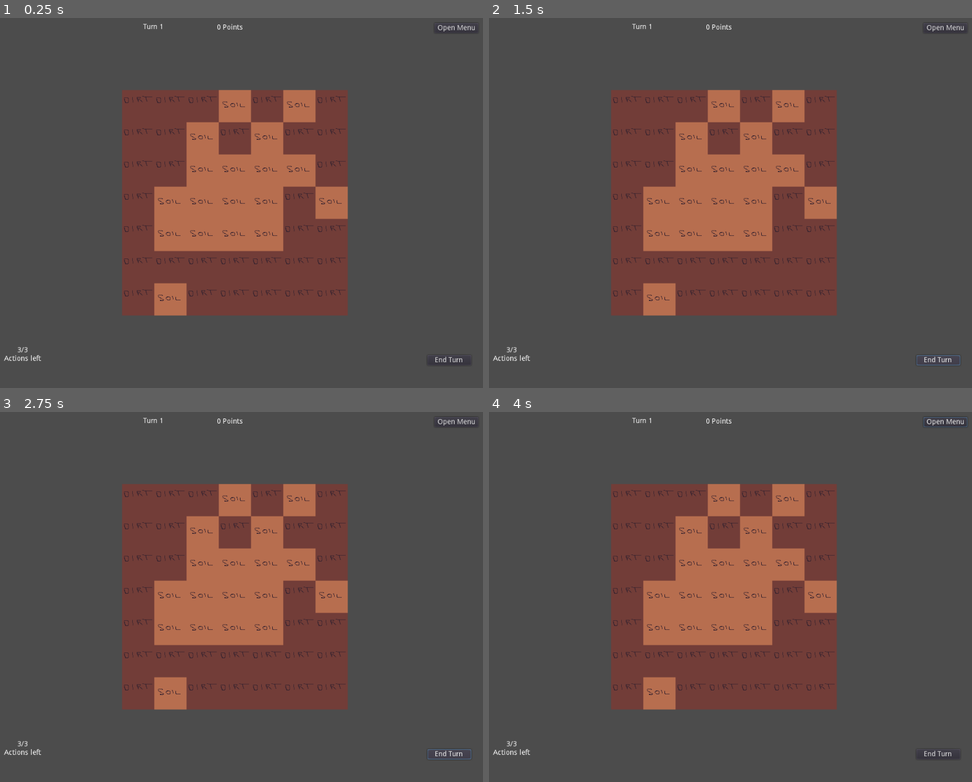
Above: before the commit, frames 1-4 (two rows, left to right).
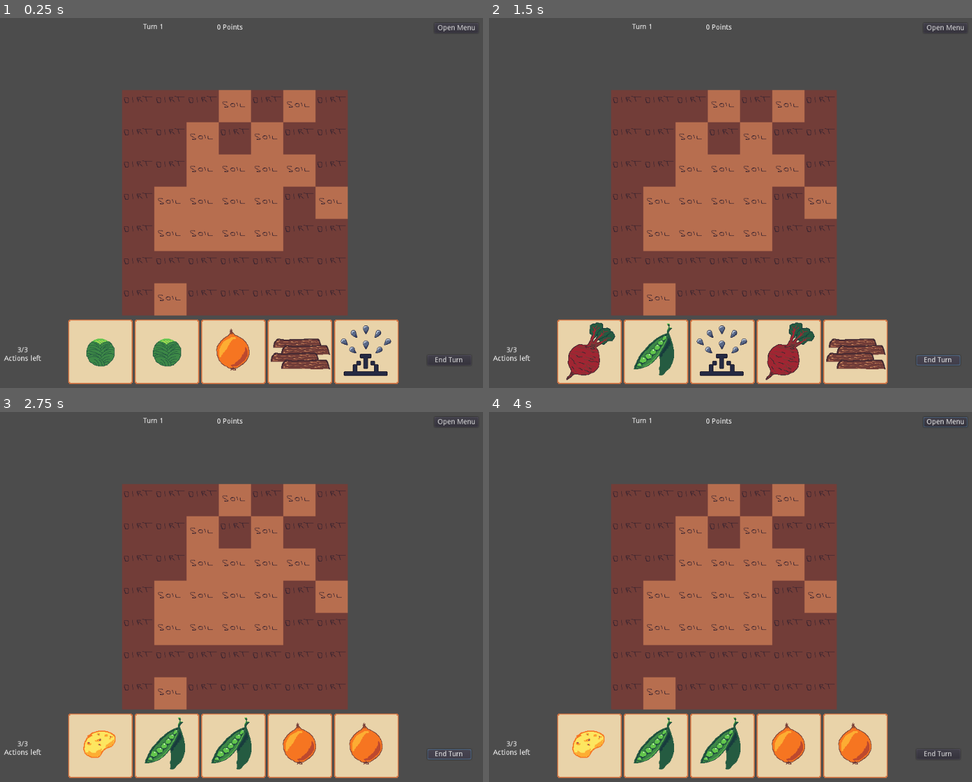
Above: after the commit, the same moments.

Repository: Rellikiox/Harvest-Season
Game: Godot game, scene res://Game.tscn
Two runs of this game, one before a commit and one after it. Both use one fixed random seed, a clock stepped at 60 frames per second and the inputs below.
Inputs (mouse positions are in pixels of both pictures, inside the frame that each line leads up to):
- Up to frame 1 (0.25 s): no input
- Up to frame 2 (1.5 s): click "End Turn" at 0.5 s; click "End Turn" at 1.25 s
- Up to frame 3 (2.75 s): click "End Turn" at 2 s
- Up to frame 4 (4 s): click "Open Menu" at 2.75 s; move the mouse to (836, 578) at 3.52 s

The runs differ from the first frame. In frame 1, 12% of the frame differs, in the area x 14-83%, y 81-99%; in frame 2, 12%; in frame 3, 12%; in frame 4, 12%.
Error before the commit: Invalid get index 'DIG_GROUND' (on base: 'Dictionary'). (res://cards/DeckManager.gd:4)

Commit message:
Add Dig and Sprinkler cards
- Dig transforms dirt into soil
- Sprinkler waters adjacent tiles on placement and on every turn

Diff:
--- /dev/null
+++ b/Effects.gd
@@ -0,0 +1,12 @@
+extends TileMap
+
+
+func increase_water(cell):
+	var current_level = get_cellv(cell)
+	if current_level >= Global.EffectsEnum.WATER_1 and current_level < Global.EffectsEnum.WATER_3:
+		set_cellv(cell, current_level + 1)
+
+func decrease_water(cell):
+	var current_level = get_cellv(cell)
+	if current_level > Global.EffectsEnum.DEAD:
+		set_cellv(cell, current_level - 1)
--- a/Game.gd
+++ b/Game.gd
@@ -29,7 +29,7 @@
 
 func _on_card_drag(_position, card):
 	var cell = $Ground.world_to_map($Ground.get_local_mouse_position())
-	if not is_valid_cell(cell):
+	if not $Ground.is_valid_cell(cell):
 		return
 
 	$Ground/UI.clear()
@@ -43,19 +43,15 @@
 	$Ground/UI.clear()
 
 	var cell = $Ground.world_to_map($Ground.get_local_mouse_position())
-	if not is_valid_cell(cell):
+	if not $Ground.is_valid_cell(cell):
 		return
 
 	if card.can_be_placed(cell, $Ground):
 		card.place(cell, $Ground, $Ground/Effects)
-		$TurnManager.action_spent()
+		$TurnManager.card_played(card)
 
 
 # Tileset management
-
-func is_valid_cell(cell):
-	return cell.x >= 0 and cell.x <= 6 and cell.y >= 0 and cell.y <= 6
-
 
 func init_tilemaps():
 	# Clear any UI
@@ -95,9 +91,14 @@
 
 
 func process_tiles():
-	for cell in $Ground/Effects.get_used_cells():
-		var level = $Ground/Effects.get_cellv(cell)
-		if level == Global.EffectsEnum.DEAD:
-			continue
+	var water_offsets = [
+		Vector2(1, 0), Vector2(0, 1), Vector2(-1, 0), Vector2(0, -1)
+	]
+	for cell in $Ground.get_used_cells_by_id(GroundTiles.SPRINKLER):
+		for offset in water_offsets:
+			var other_cell = cell + offset
+			if $Ground.cell_has_plant(other_cell):
+				$Ground/Effects.increase_water(other_cell)
 
-		$Ground/Effects.set_cellv(cell, level - 1)
+	for cell in $Ground.get_crop_cells():
+		$Ground/Effects.decrease_water(cell)
--- a/Game.tscn
+++ b/Game.tscn
@@ -6,6 +6,8 @@
 [ext_resource path="res://ui/tiles/ui-tileset.tres" type="TileSet" id=4]
 [ext_resource path="res://ui/tiles/effects-tileset.tres" type="TileSet" id=5]
 [ext_resource path="res://cards/TurnManager.tscn" type="PackedScene" id=6]
+[ext_resource path="res://Ground.gd" type="Script" id=7]
+[ext_resource path="res://Effects.gd" type="Script" id=8]
 
 [node name="Game" type="Node2D"]
 script = ExtResource( 2 )
@@ -15,6 +17,7 @@
 tile_set = ExtResource( 1 )
 format = 1
 tile_data = PoolIntArray( 0, 0, 0, 1, 0, 0, 2, 0, 0, 3, 0, 0, 4, 1, 0, 5, 0, 0, 6, 0, 0, 65536, 1, 0, 65537, 0, 0, 6553 …(551 unchanged characters)…
+script = ExtResource( 7 )
 
 [node name="Camera2D" type="Camera2D" parent="Ground"]
 position = Vector2( 220.524, 224.82 )
@@ -24,6 +27,7 @@
 [node name="Effects" type="TileMap" parent="Ground"]
 tile_set = ExtResource( 5 )
 format = 1
+script = ExtResource( 8 )
 
 [node name="UI" type="TileMap" parent="Ground"]
 tile_set = ExtResource( 4 )
--- a/Global.gd
+++ b/Global.gd
@@ -1,7 +1,7 @@
 extends Node
 
 
-enum CardEnum {SOW_GROUND, PLANT_POTATO, PLANT_ONION, PLANT_PEAS, PLANT_BEET, PLANT_CABBAGE, PLACE_SPRINKLER}
+enum CardEnum {NONE = -1, DIG_GROUND, PLANT_POTATO, PLANT_ONION, PLANT_PEAS, PLANT_BEET, PLANT_CABBAGE, PLACE_SPRINKLER}
 
 enum GroundTileEnum {EMPTY = -1, DIRT, SOIL, POTATO, ONION, PEAS, BEET, CABBAGE, SPRINKLER}
 enum EffectsEnum {EMPTY = -1, DEAD, WATER_1, WATER_2, WATER_3}
--- /dev/null
+++ b/Ground.gd
@@ -0,0 +1,25 @@
+extends TileMap
+
+
+var Crops = [
+	Global.GroundTileEnum.POTATO,
+	Global.GroundTileEnum.ONION,
+	Global.GroundTileEnum.PEAS,
+	Global.GroundTileEnum.BEET,
+	Global.GroundTileEnum.CABBAGE
+]
+
+
+func is_valid_cell(cell:Vector2):
+	return get_cellv(cell) != Global.GroundTileEnum.EMPTY
+
+
+func cell_has_plant(cell:Vector2):
+	return get_cellv(cell) in Crops
+
+
+func get_crop_cells():
+	var cells = []
+	for crop_type in Crops:
+		cells += get_used_cells_by_id(crop_type)
+	return cells
--- a/cards/Cards.gd
+++ b/cards/Cards.gd
@@ -75,3 +75,34 @@
 	func place(cell:Vector2, ground:TileMap, effects:TileMap):
 		ground.set_cellv(cell, tile)
 		effects.set_cellv(cell, Global.EffectsEnum.WATER_3)
+
+
+class PlaceSprinklerCard extends BaseCard:
+	var tile = Global.GroundTileEnum.SPRINKLER
+	var icon = preload('res://assets/sprinkler-icon.png')
+	var texture = preload('res://assets/sprinkler-card.png')
+	var water_offsets = [
+		Vector2(1, 0), Vector2(0, 1), Vector2(-1, 0), Vector2(0, -1)
+	]
+
+	func can_be_placed(cell:Vector2, ground:TileMap):
+		return ground.get_cellv(cell) in [Global.GroundTileEnum.DIRT, Global.GroundTileEnum.SOIL]
+
+	func place(cell:Vector2, ground:TileMap, effects:TileMap):
+		ground.set_cellv(cell, tile)
+		for offset in water_offsets:
+			var other_cell = cell + offset
+			if ground.cell_has_plant(other_cell):
+				effects.increase_water(other_cell)
+
+
+class DigGroundCard extends BaseCard:
+	var tile = Global.GroundTileEnum.SOIL
+	var icon = preload('res://assets/dig-icon.png')
+	var texture = preload('res://assets/dig-card.png')
+
+	func can_be_placed(cell:Vector2, ground:TileMap):
+		return ground.get_cellv(cell) == Global.GroundTileEnum.DIRT
+
+	func place(cell:Vector2, ground:TileMap, effects:TileMap):
+		ground.set_cellv(cell, tile)
--- a/cards/TurnManager.gd
+++ b/cards/TurnManager.gd
@@ -26,7 +26,8 @@
 	replenish_actions()
 
 
-func action_spent():
+func card_played(card):
+	UI.discard_card(card)
 	actions_left -= 1
 	if actions_left == 0:
 		UI.disable_cards()
--- a/ui/Card.gd
+++ b/ui/Card.gd
@@ -18,7 +18,8 @@
 	$CardTexture.material.set_shader_param('grayscale', not enabled)
 
 
-func set_card_type(card_type):
+func set_card_type(_card_type):
+	card_type = _card_type
 	match card_type:
 		Global.CardEnum.PLANT_POTATO:
 			card = Cards.PlantPotatoCard.new()
@@ -30,6 +31,10 @@
 			card = Cards.PlantOnionCard.new()
 		Global.CardEnum.PLANT_BEET:
 			card = Cards.PlantBeetCard.new()
+		Global.CardEnum.PLACE_SPRINKLER:
+			card = Cards.PlaceSprinklerCard.new()
+		Global.CardEnum.DIG_GROUND:
+			card = Cards.DigGroundCard.new()
 
 	$CardTexture.texture = card.texture
 
@@ -43,6 +48,7 @@
 	else:
 		return null
 
+
 func _on_CardTexture_mouse_entered():
 	if interactions_enabled:
 		$Tween.interpolate_property($CardTexture, 'margin_top', $CardTexture.margin_top, -10, 0.5, Tween.TRANS_CUBIC, Tween.EASE_OUT)
--- a/ui/UI.gd
+++ b/ui/UI.gd
@@ -19,6 +19,12 @@
 func discard_cards():
 	for card in $CardContainer.get_children():
 		card.queue_free()
+
+
+func discard_card(card):
+	for ui_card in $CardContainer.get_children():
+		if ui_card.card == card:
+			ui_card.queue_free()
 
 
 func set_cards(new_cards):
Not shown: 1 places in Game.tscn that only renumber resources
Binary file changed: assets/card.aseprite
Binary file added: assets/dig-card.png
Not shown, added: assets/dig-card.png.import
Binary file added: assets/dig-icon.png
Not shown, added: assets/dig-icon.png.import
Binary file added: assets/sprinkler-card.png
Not shown, added: assets/sprinkler-card.png.import
Binary file added: assets/sprinkler-icon.png
Not shown, added: assets/sprinkler-icon.png.import
